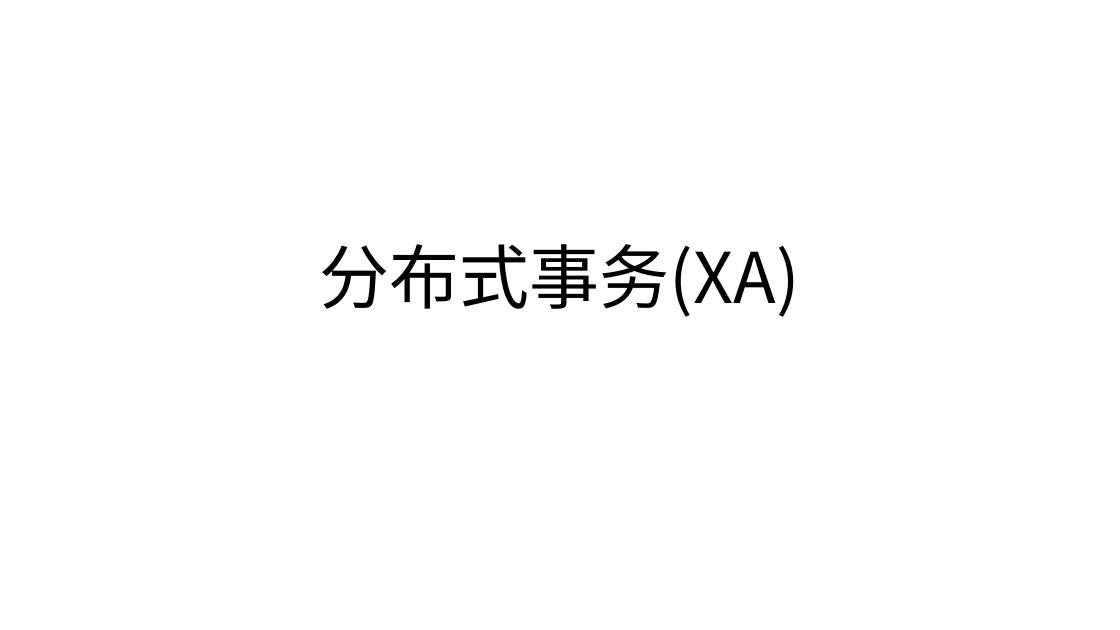
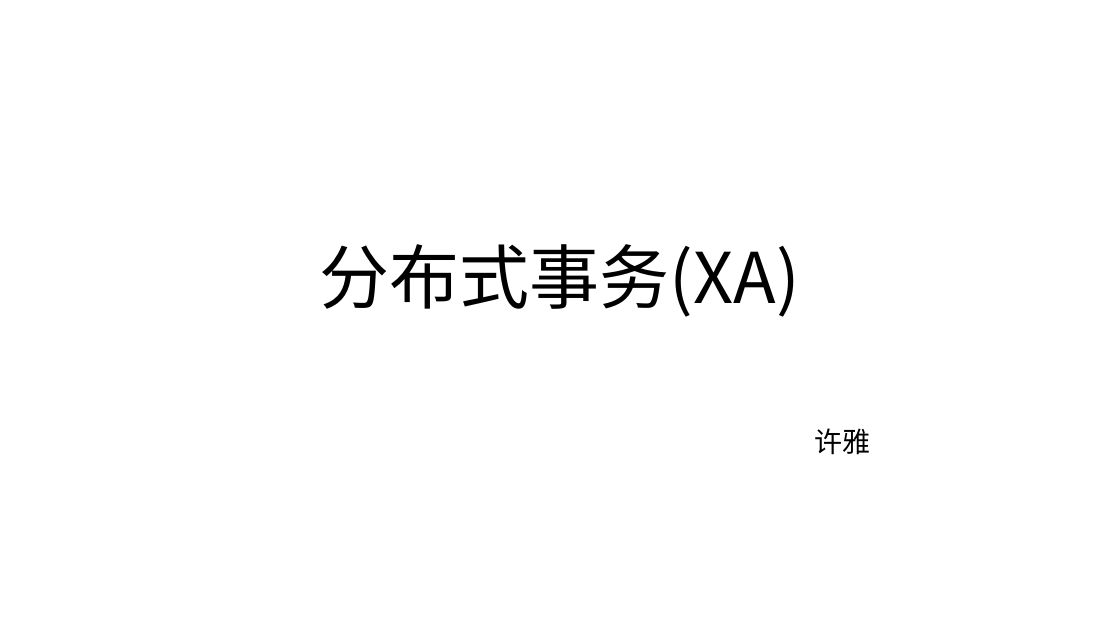
Before and after one commit to courage89/xa_presentation, a slide deck: slide 1 of 分布式事务.pptx. Drawn at 1120x630 pixels with LibreOffice and Linux fonts; fonts in the diff are those of the drawing. Boxes give left, top, right and bottom in pixels: in the first picture for what was removed or moved away, otherwise in the second. Text is boxed around its words. In the diff, an @@ line names an element or a change of style, - is before the commit and + after.

```diff
--- a/分布式事务.pptx
+++ b/分布式事务.pptx
@@ subtitle added at [814, 428, 870, 455], 24 pt, text #000000 @@
+许雅
```
Also in this commit, not shown: 1 other slide changed, 8 slides added.
